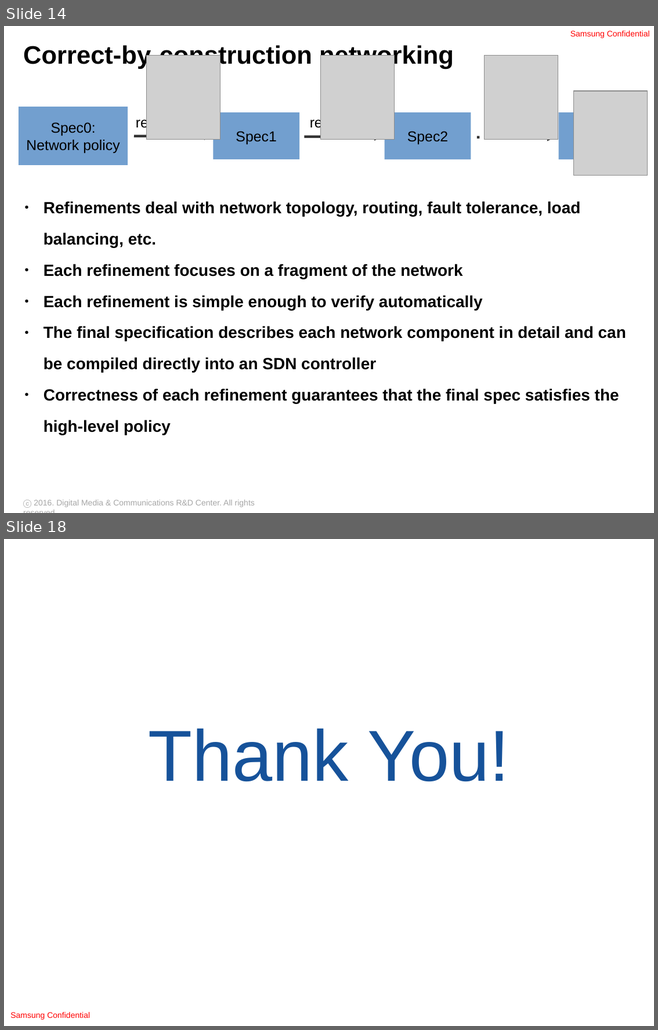
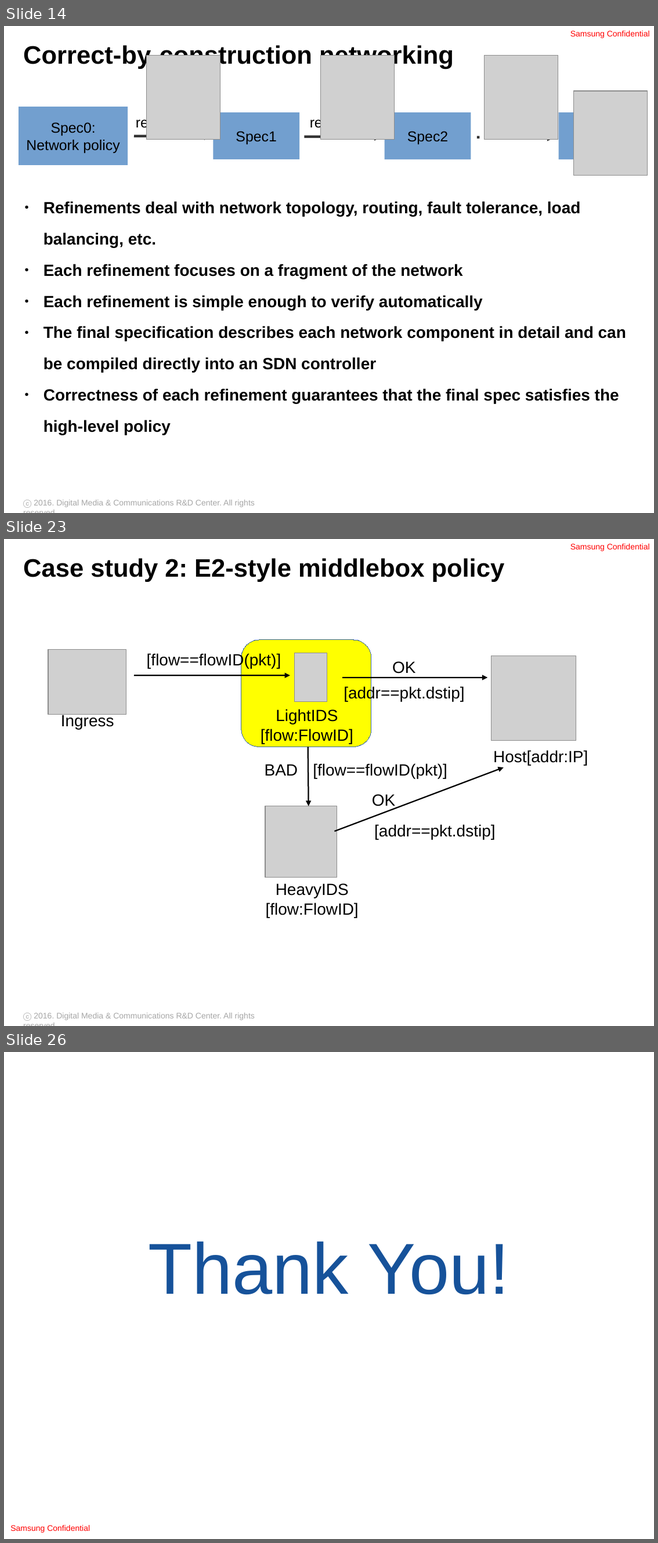
Before and after one commit to ryzhyk/cocoon, a slide deck: doc/distsys_talk_03_09_16.odp. Shown one above the other, each under a label of ours: slides 14 and 18 before the commit, slides 14, 23 and 26 after it; the slides between them are not shown. The pictures are 658x1030 and 658x1543 pixels, drawn with LibreOffice and Linux fonts; fonts in the diff are those of the drawing; grey boxes stand for pictures; background and template pictures are left out. Boxes give left, top, right and bottom in pixels: in the first picture for what was removed or moved away, otherwise in the second. Text is boxed around its words. In the diff, an @@ line names an element or a change of style, - is before the commit and + after.

```diff
--- a/doc/distsys_talk_03_09_16.odp
+++ b/doc/distsys_talk_03_09_16.odp
@@ slide 23 added at box(4, 539, 654, 1026), background #FFFFFF; not listed: 2 template elements that a slide beside it also shows @@
@@ title added at box(23, 558, 505, 582), 28 pt, text #000000, bold @@
+Case study 2: E2-style middlebox policy
@@ rounded rectangle added at box(241, 640, 371, 747), fill #FFFF00, outline #3465A4 0 pt @@
@@ picture added at box(48, 649, 126, 714) @@
@@ text added at box(147, 653, 281, 668), 18 pt, text #000000 @@
+[flow==flowID(pkt)]
@@ picture added at box(295, 653, 327, 701) @@
@@ picture added at box(491, 656, 576, 740) @@
@@ arrow added from (134, 675) to (290, 675), #000000 1.45 pt @@
@@ arrow added from (343, 678) to (487, 678), #000000 1.45 pt @@
@@ text added at box(392, 661, 415, 674), 18 pt, text #000000 @@
+OK
@@ text added at box(343, 686, 464, 701), 18 pt, text #000000 @@
+[addr==pkt.dstip]
@@ text added at box(260, 709, 353, 744), 18 pt, text #000000 @@
+LightIDS
+[flow:FlowID]
@@ text added at box(61, 714, 114, 729), 18 pt, text #000000 @@
+Ingress
@@ arrow added from (308, 747) to (308, 806), #000000 1.45 pt @@
@@ text added at box(264, 764, 298, 776), 18 pt, text #000000 @@
+BAD
@@ text added at box(313, 763, 447, 779), 18 pt, text #000000 @@
+[flow==flowID(pkt)]
@@ text added at box(493, 750, 587, 765), 18 pt, text #000000 @@
+Host[addr:IP]
@@ arrow added from (335, 831) to (503, 768), #000000 1.45 pt @@
@@ text added at box(372, 794, 395, 809), 18 pt, text #000000 @@
+OK
@@ picture added at box(265, 806, 336, 878) @@
@@ text added at box(374, 824, 495, 839), 18 pt, text #000000 @@
+[addr==pkt.dstip]
@@ text added at box(266, 884, 358, 918), 18 pt, text #000000 @@
+HeavyIDS
+[flow:FlowID]
@@ what was slide 18 is now slide 26 @@
```
Also in this commit, not shown: 3 slides changed, 7 other slides added.
